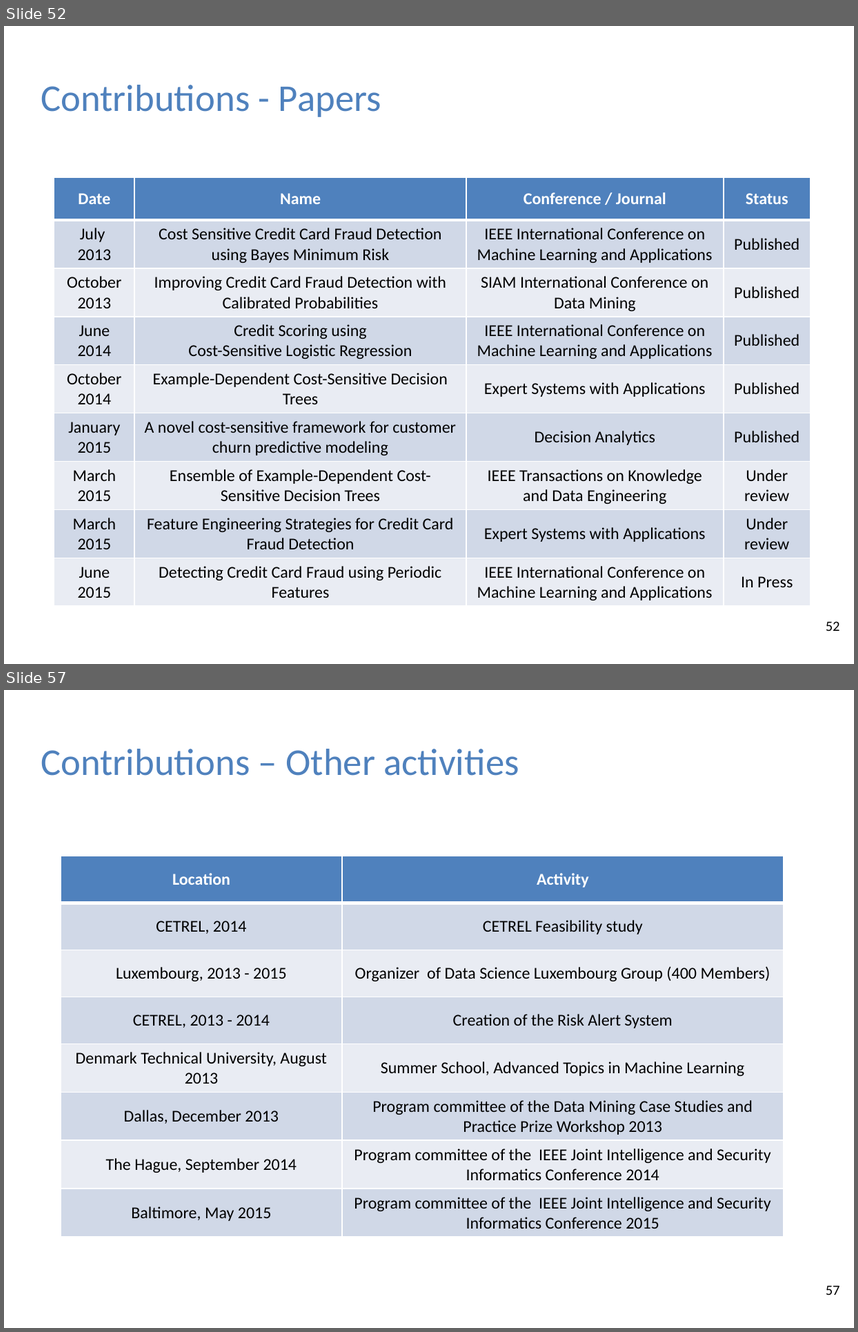
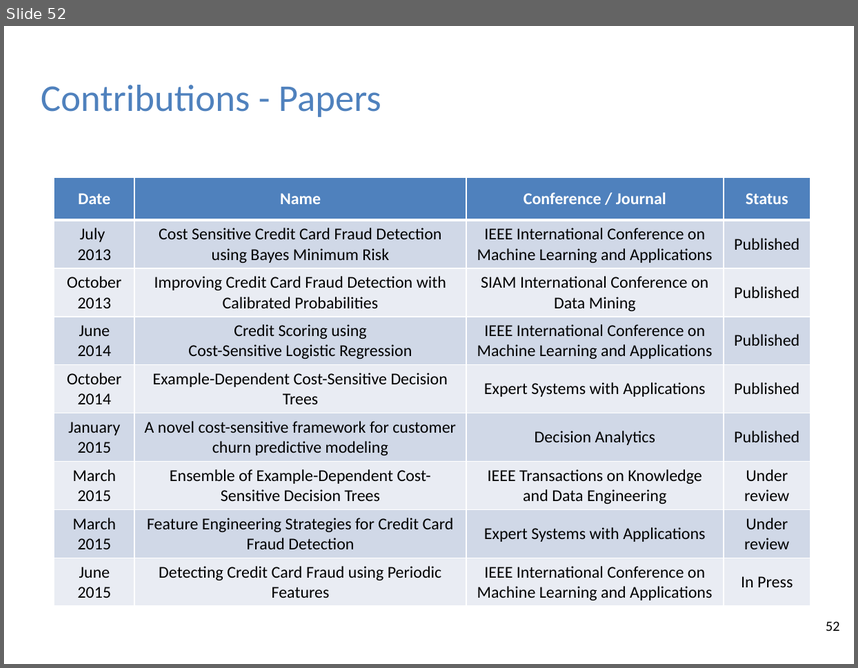
Before and after one commit to albahnsen/phd-thesis, a slide deck: slides/Thesis_ExampleDependentCostSensitiveClassification_slides.pptx. Shown one above the other, each under a label of ours: slides 52 and 57 before the commit, slide 52 after it; the slides between them are not shown. The pictures are 858x1332 and 858x668 pixels, drawn with LibreOffice and Linux fonts; fonts in the diff are those of the drawing; background and template pictures are left out. Boxes give left, top, right and bottom in pixels: in the first picture for what was removed or moved away, otherwise in the second. Text is boxed around its words. In the diff, an @@ line names an element or a change of style, - is before the commit and + after.

```diff
--- a/slides/Thesis_ExampleDependentCostSensitiveClassification_slides.pptx
+++ b/slides/Thesis_ExampleDependentCostSensitiveClassification_slides.pptx
@@ slide 57 removed at [4,690,854,1328], background #FFFFFF @@
@@ text removed at [41,749,519,776] @@
-Contributions – Other activities
@@ table removed at [61,856,784,1236], 8 rows, 2 columns @@
-Location | Activity
-CETREL, 2014 | CETREL Feasibility study
-Luxembourg, 2013 - 2015 | Organizer of Data Science Luxembourg Group (400 Members)
-CETREL, 2013 - 2014 | Creation of the Risk Alert System
-Denmark Technical University, August 2013 | Summer School, Advanced Topics in Machine Learning
-Dallas, December 2013 | Program committee of the Data Mining Case Studies and Practice Prize Workshop 2013
-The Hague, September 2014 | Program committee of the IEEE Joint Intelligence and Security Informatics Conference 2014
-Baltimore, May 2015 | Program committee of the IEEE Joint Intelligence and Security Informatics Conference 2015
@@ page number removed at [826,1285,840,1294] @@
-57
```
Also in this commit, not shown: 4 slides changed, 3 other slides removed.
